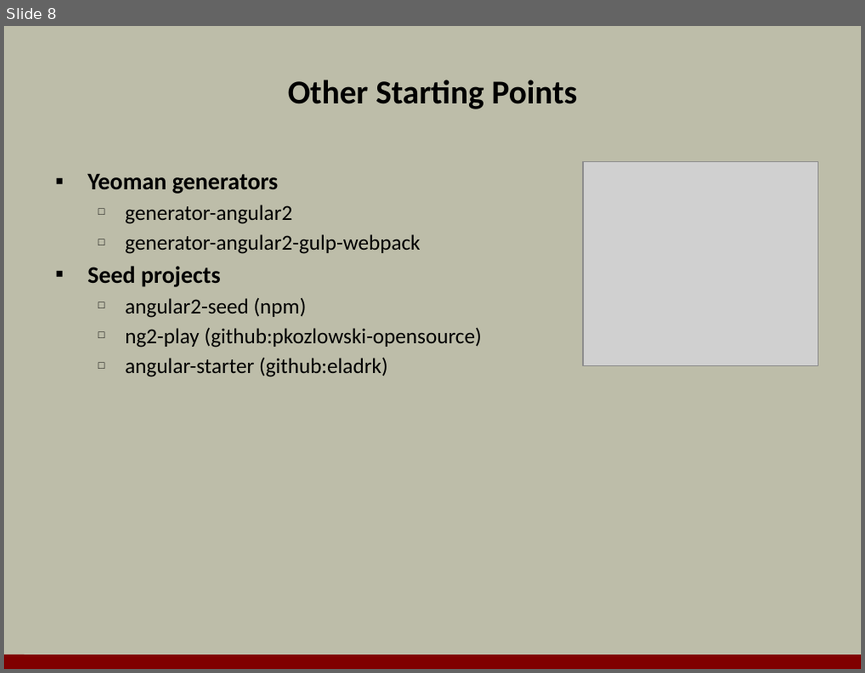
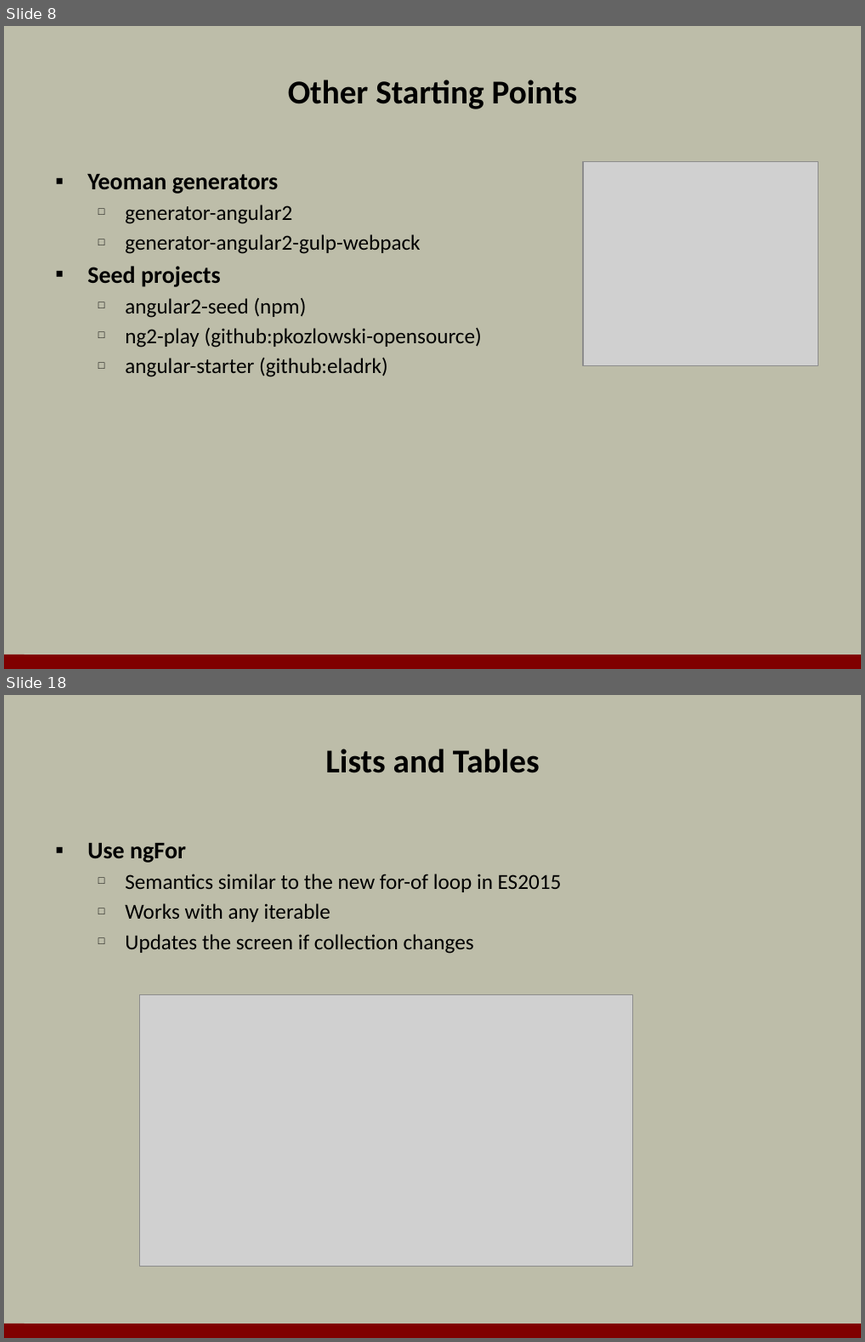
Before and after one commit to OdeToCode/classes, a slide deck: angular2/slides/01_Introduction.pptx. Shown one above the other, each under a label of ours: slide 8 before the commit, slides 8 and 18 after it; the slides between them are not shown. The pictures are 865x673 and 865x1342 pixels, drawn with LibreOffice and Linux fonts; fonts in the diff are those of the drawing; grey boxes stand for pictures; background and template pictures are left out. Boxes give left, top, right and bottom in pixels: in the first picture for what was removed or moved away, otherwise in the second. Text is boxed around its words. In the diff, an @@ line names an element or a change of style, - is before the commit and + after.

```diff
--- a/angular2/slides/01_Introduction.pptx
+++ b/angular2/slides/01_Introduction.pptx
@@ slide 18 added at (x1=4, y1=695, x2=861, y2=1338), background #BDBDA9; not listed: 1 template element that a slide beside it also shows @@
@@ title added at (x1=325, y1=749, x2=540, y2=773), 28 pt, text #000000, bold @@
+Lists and Tables
@@ text added at (x1=87, y1=843, x2=562, y2=953), 18 pt, text #000000 @@
+▪ Use ngFor
+  □ Semantics similar to the new for-of loop in ES2015
+  □ Works with any iterable
+  □ Updates the screen if collection changes
@@ picture added at (x1=139, y1=995, x2=632, y2=1266) @@
```
Also in this commit, not shown: 3 slides changed, 13 other slides added, 1 slide removed, 1 other file.
